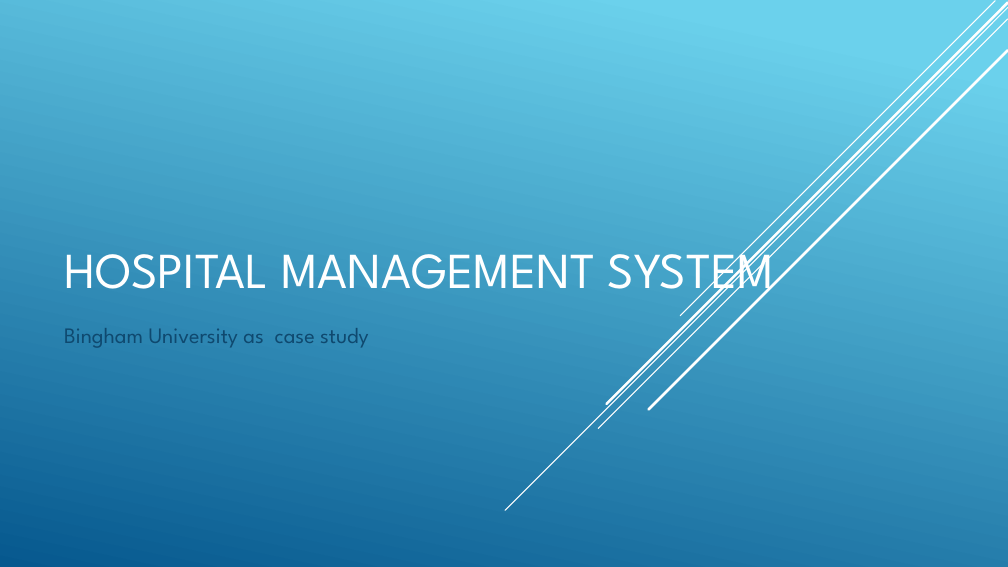
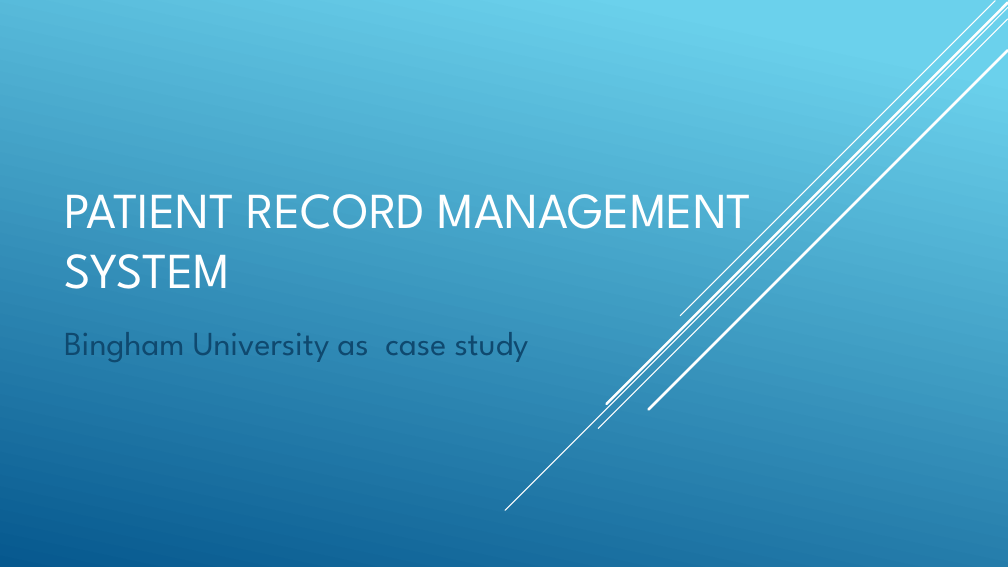
Before and after one commit to microworlds/simple-pro, a slide deck: slide 1 of pro-pre.pptx. Drawn at 1008x567 pixels with LibreOffice and Linux fonts; fonts in the diff are those of the drawing. Boxes give left, top, right and bottom in pixels: in the first picture for what was removed or moved away, otherwise in the second. Text is boxed around its words. In the diff, an @@ line names an element or a change of style, - is before the commit and + after.

```diff
--- a/pro-pre.pptx
+++ b/pro-pre.pptx
@@ title at [64,194,752,289]: text changed @@
-HOSPITAL MANAGEMENT SYSTEM
+PATIENT RECORD MANAGEMENT SYSTEM
@@ subtitle "Bingham University as case study" at [64,332,529,362]: size 21 to 32 pt; more space between paragraphs @@
```
Also in this commit, not shown: 8 other slides changed, 1 slide added, 5 slides removed, 22 other files.
